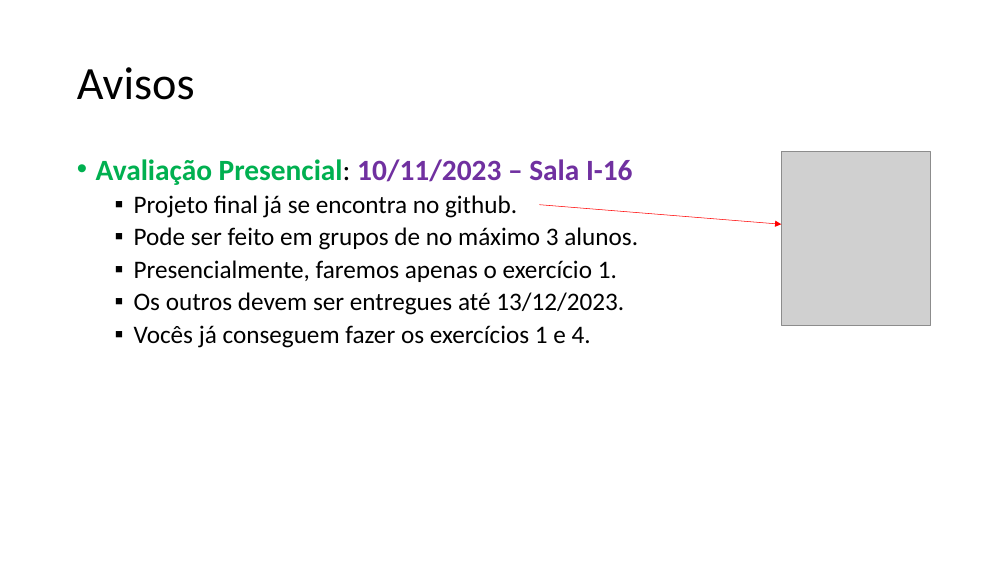
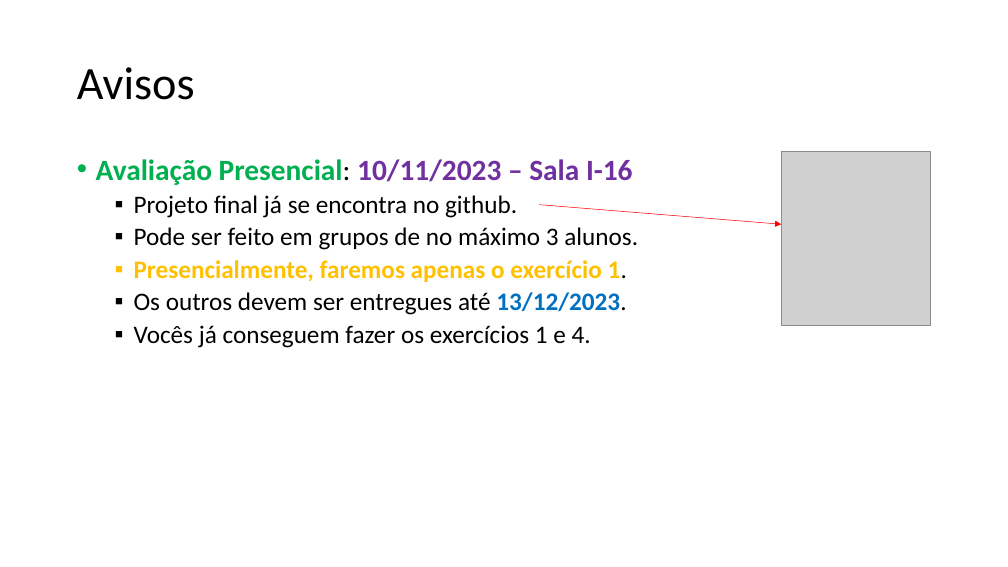
Before and after one commit to zz4fap/t319_aprendizado_de_maquina, a slide deck: slide 11 of slides/T319_Regressão_Linear (Parte IV).pptx. Drawn at 1008x567 pixels with LibreOffice and Linux fonts; fonts in the diff are those of the drawing; grey boxes stand for pictures. Boxes give left, top, right and bottom in pixels: in the first picture for what was removed or moved away, otherwise in the second. Text is boxed around its words. In the diff, an @@ line names an element or a change of style, - is before the commit and + after.

```diff
--- a/slides/T319_Regressão_Linear (Parte IV).pptx
+++ b/slides/T319_Regressão_Linear (Parte IV).pptx
@@ text at (134,260,627,315): text colour #000000 to #FFC000 in "Presencialmente, faremos apenas o exercício 1."; bold on in "Presencialmente, faremos apenas o exercício 1.", "13/12/2023."; text colour #000000 to #0070C0 in "13/12/2023." @@
```
Also in this commit, not shown: 3 other slides changed, 2 other files.
